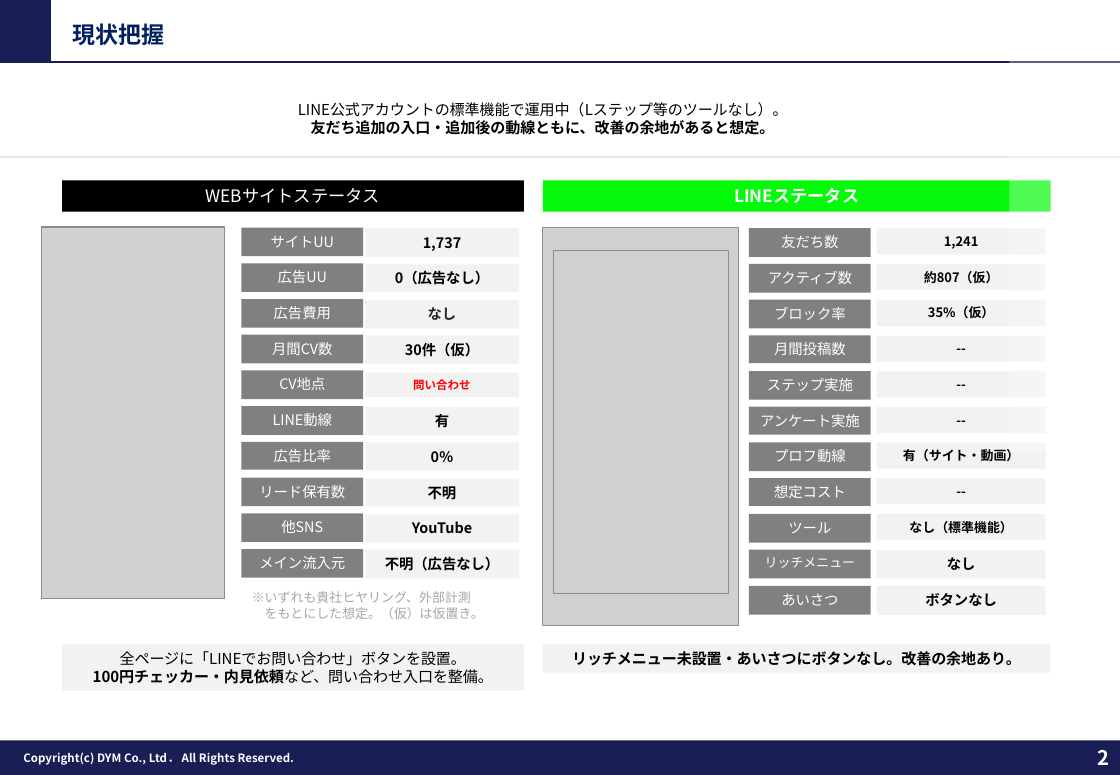
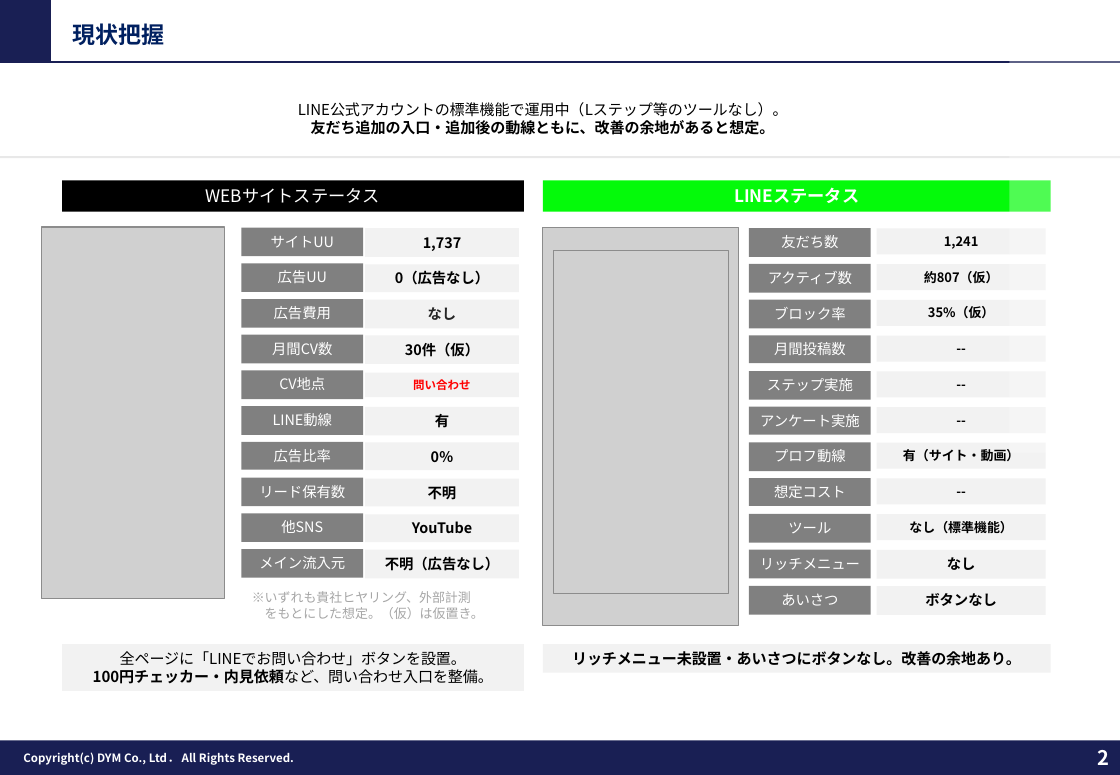
Before and after one commit to tonomura-r-dev/folder, a slide deck: slide 2 of 202609_株式会社あらうち御中_LINE公式アカウント運用のご提案_S1-17修正.pptx. Drawn at 1120x775 pixels with LibreOffice and Linux fonts; fonts in the diff are those of the drawing; grey boxes stand for pictures; background and template pictures are left out. Boxes give left, top, right and bottom in pixels: in the first picture for what was removed or moved away, otherwise in the second. Text is boxed around its words. In the diff, an @@ line names an element or a change of style, - is before the commit and + after.

```diff
--- a/202609_株式会社あらうち御中_LINE公式アカウント運用のご提案_S1-17修正.pptx
+++ b/202609_株式会社あらうち御中_LINE公式アカウント運用のご提案_S1-17修正.pptx
@@ rectangle "リッチメニュー" at (749,550,871,579): size 9 to 10 pt @@
```
Also in this commit, not shown: 8 other slides changed, 2 other files.
